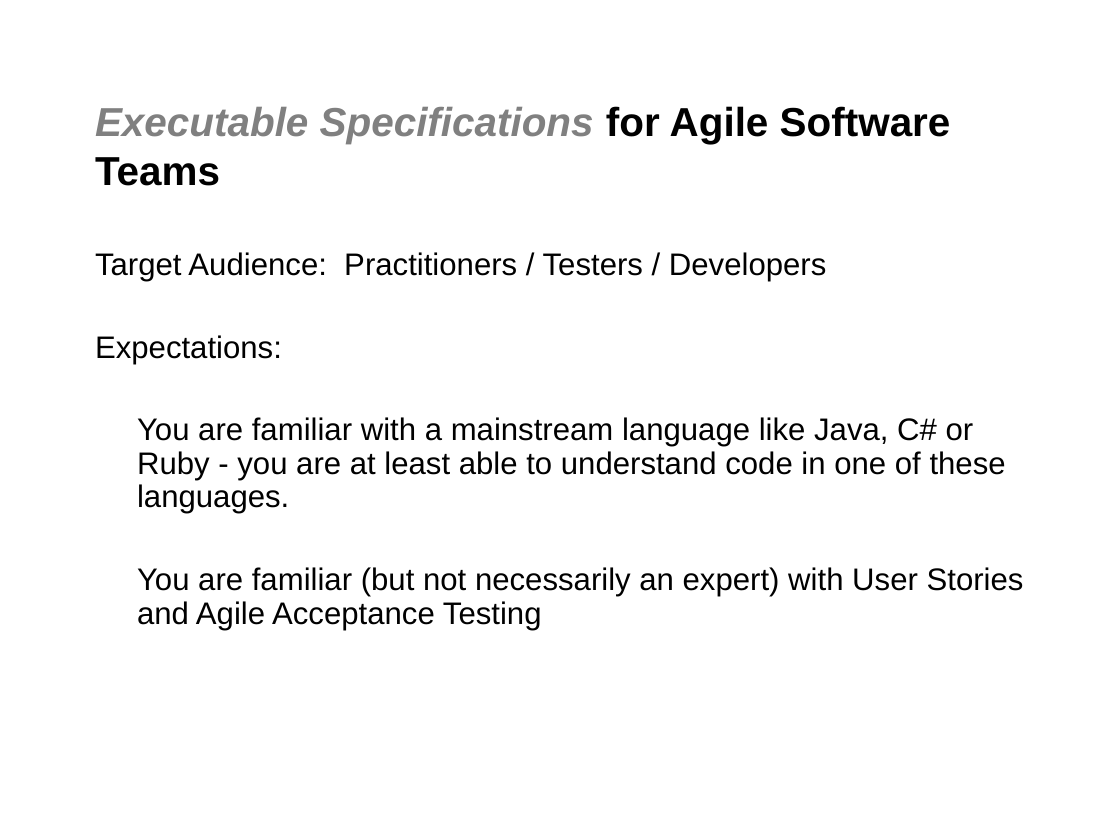
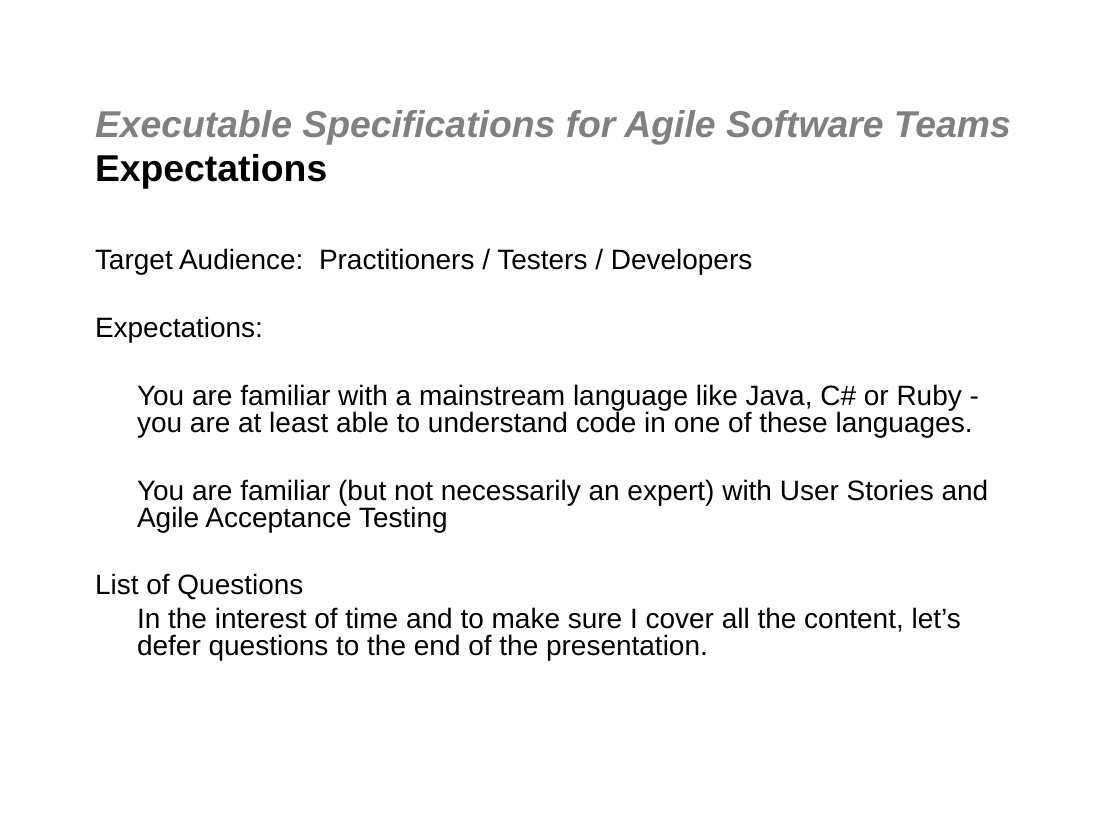
Before and after one commit to jgoodsen/agile2010, a slide deck: slide 3 of 01-intro.ppt. Drawn at 1120x840 pixels with LibreOffice and Linux fonts; fonts in the diff are those of the drawing; background and template pictures are left out. Boxes give left, top, right and bottom in pixels: in the first picture for what was removed or moved away, otherwise in the second. Text is boxed around its words. In the diff, an @@ line names an element or a change of style, - is before the commit and + after.

```diff
--- a/01-intro.ppt
+++ b/01-intro.ppt
@@ title at (95,110,1011,189): text changed; size 26 to 24 pt @@
-Executable Specifications for Agile Software Teams
+Executable Specifications for Agile Software Teams
+Expectations
@@ text at (95,248,989,532): size 20 to 18 pt in "Target Audience: Practitioners / Testers / Developers", "Expectations:", "You are familiar with a mainstream language ...", "You are familiar (but not necessarily an ..."; line spacing 0.9 to 0.8 @@
@@ text at (95,573,961,660): paragraphs added @@
+List of Questions
+In the interest of time and to make sure I cover all the content, let’s defer questions to the end of the presentation.
```
Also in this commit, not shown: 2 other slides changed, 7 other files.
